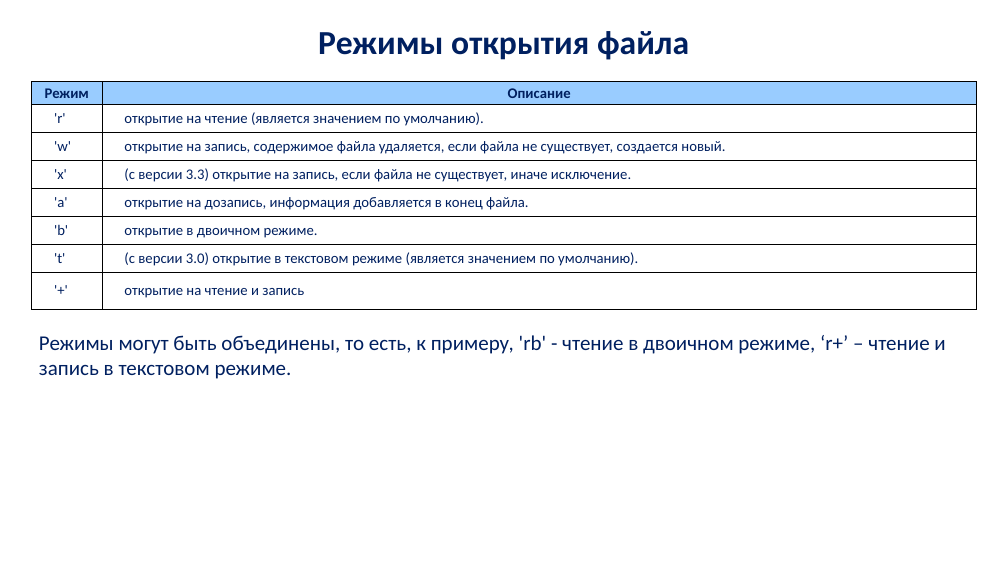
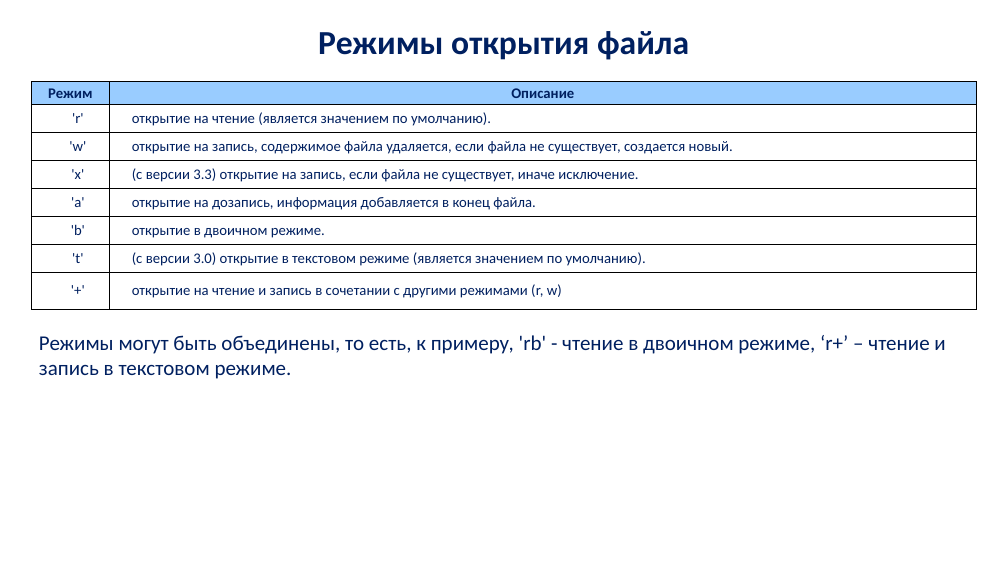
Before and after one commit to vamishnin/PythonCoursePro, a slide deck: slide 24 of Lectures/py_lec_4.pptx. Drawn at 1008x567 pixels with LibreOffice and Linux fonts; fonts in the diff are those of the drawing; background and template pictures are left out. Boxes give left, top, right and bottom in pixels: in the first picture for what was removed or moved away, otherwise in the second. Text is boxed around its words. In the diff, an @@ line names an element or a change of style, - is before the commit and + after.

```diff
--- a/Lectures/py_lec_4.pptx
+++ b/Lectures/py_lec_4.pptx
@@ table at [32, 82, 977, 309] @@
-row 8, column 2: открытие на чтение и запись
+row 8, column 2: открытие на чтение и запись в сочетании с другими режимами (r, w)
@@ alignment left to centre @@
```
Also in this commit, not shown: 1 other file.
